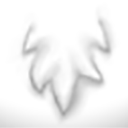
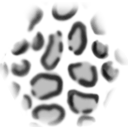
Revision of a layered 128 x 128 image; what changed, layer by layer:
added group "Group 1" with 1 layers above "MottledFill_Female_south" over [left=0, top=2, right=128, bottom=128]
added layer "Leopard_Female_north" in group "Group 1" over [left=0, top=2, right=128, bottom=128]
renamed "Layer 1" to "Layer 2", hid it, painted on it, masked it over [left=0, top=2, right=128, bottom=128]